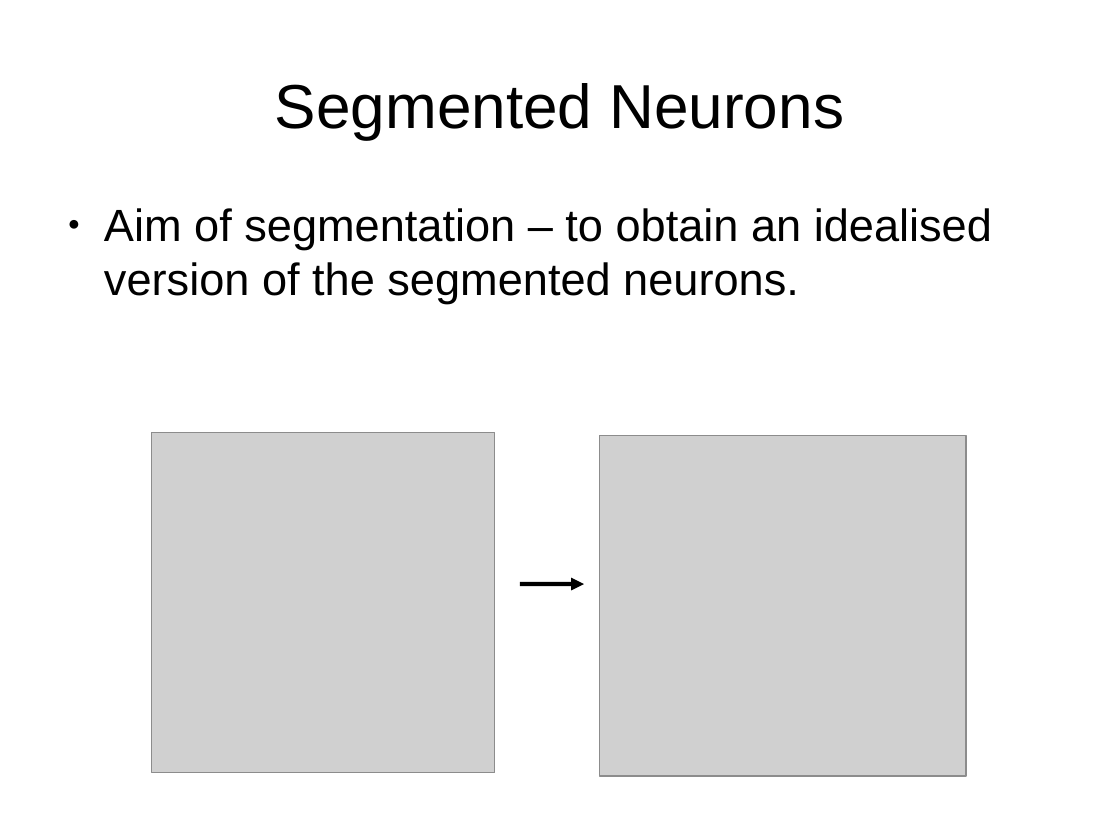
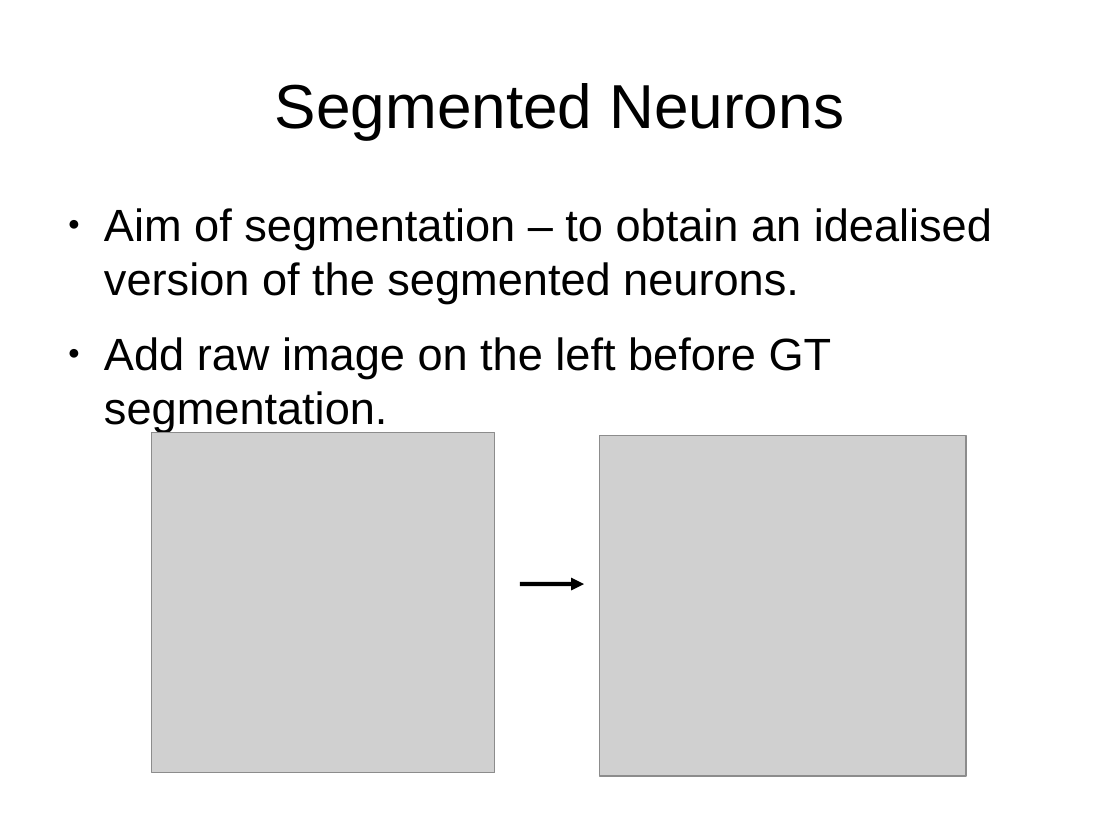
Before and after one commit to JohnnyTeutonic/view_all, a slide deck: slide 4 of Segmentation_Presentation.odp (slide 3 before the commit). Drawn at 1120x840 pixels with LibreOffice and Linux fonts; fonts in the diff are those of the drawing; grey boxes stand for pictures. Boxes give left, top, right and bottom in pixels: in the first picture for what was removed or moved away, otherwise in the second. Text is boxed around its words. In the diff, an @@ line names an element or a change of style, - is before the commit and + after.

```diff
--- a/Segmentation_Presentation.odp
+++ b/Segmentation_Presentation.odp
@@ text at <box>104,337,832,432</box>: paragraph added @@
+● Add raw image on the left before GT segmentation.
```
Also in this commit, not shown: 9 other slides changed, 4 slides added, 1 slide removed, 3 other files.
